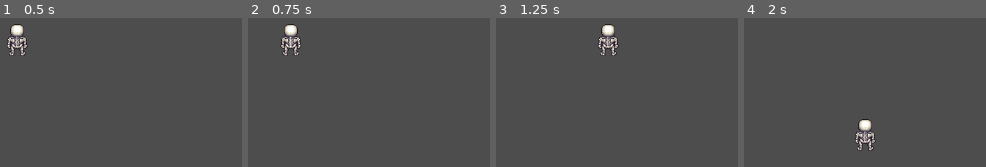
Above: before the commit, frames 1-4 (left to right).
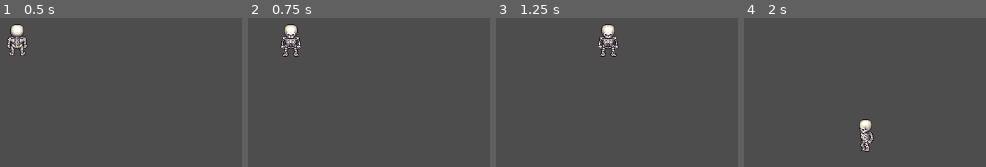
Above: after the commit, the same moments.

Repository: katemayoneill/vape-game
Game: Godot game, scene res://characters/Playground.tscn
The game is run twice, just before and just after one commit, with the same random seed, the same clock (stepped at 60 frames per second) and the same inputs.
Inputs:
- Up to frame 1 (0.5 s): no input
- Up to frame 2 (0.75 s): tap Enter at 0.5 s; hold Right (right) from 0.53 s (still down)
- Up to frame 3 (1.25 s): keep holding Right (right)
- Up to frame 4 (2 s): release Right (right) at 1.28 s; hold Down (down) from 1.28 s (still down)

Frame 1 is identical in both runs. In frame 2, 0.8% of the frame differs, in the area x 13-22%, y 5-27%; in frame 3, 0.8%; in frame 4, 1.0%, in the area x 45-55%, y 68-90%.

Commit message:
trying to animate the walking

Diff:
--- a/characters/player/Player.tscn
+++ b/characters/player/Player.tscn
@@ -8,6 +8,8 @@
 
 [sub_resource type="Animation" id="Animation_0kqj1"]
 resource_name = "idle_down"
+length = 2.0
+loop_mode = 2
 tracks/0/type = "value"
 tracks/0/imported = false
 tracks/0/enabled = true
@@ -15,7 +17,7 @@
 tracks/0/interp = 1
 tracks/0/loop_wrap = true
 tracks/0/keys = {
-"times": PackedFloat32Array(0, 0.3, 0.6, 0.9),
+"times": PackedFloat32Array(0, 1.4, 1.6, 1.8),
 "transitions": PackedFloat32Array(1, 1, 1, 1),
 "update": 1,
 "values": [18, 17, 23, 27]
@@ -36,10 +38,100 @@
 "values": [0]
 }
 
+[sub_resource type="Animation" id="Animation_5rc0u"]
+resource_name = "idle_up"
+length = 2.0
+loop_mode = 2
+tracks/0/type = "value"
+tracks/0/imported = false
+tracks/0/enabled = true
+tracks/0/path = NodePath("Sprite2D:frame")
+tracks/0/interp = 1
+tracks/0/loop_wrap = true
+tracks/0/keys = {
+"times": PackedFloat32Array(0, 1.4, 1.6, 1.8),
+"transitions": PackedFloat32Array(1, 1, 1, 1),
+"update": 1,
+"values": [0, 1, 9, 27]
+}
+
+[sub_resource type="Animation" id="Animation_rjiqn"]
+resource_name = "idle_side"
+length = 2.0
+loop_mode = 2
+tracks/0/type = "value"
+tracks/0/imported = false
+tracks/0/enabled = true
+tracks/0/path = NodePath("Sprite2D:frame")
+tracks/0/interp = 1
+tracks/0/loop_wrap = true
+tracks/0/keys = {
+"times": PackedFloat32Array(0, 1.4, 1.6, 1.8),
+"transitions": PackedFloat32Array(1, 1, 1, 1),
+"update": 1,
+"values": [27, 27, 18, 17]
+}
+
+[sub_resource type="Animation" id="Animation_47qcq"]
+resource_name = "walk_down"
+length = 0.8
+loop_mode = 1
+tracks/0/type = "value"
+tracks/0/imported = false
+tracks/0/enabled = true
+tracks/0/path = NodePath("Sprite2D:frame")
+tracks/0/interp = 1
+tracks/0/loop_wrap = true
+tracks/0/keys = {
+"times": PackedFloat32Array(-0.000270897, 0.1, 0.2, 0.3, 0.4, 0.5, 0.6, 0.7, 0.8),
+"transitions": PackedFloat32Array(1, 1, 1, 1, 1, 1, 1, 1, 1),
+"update": 1,
+"values": [18, 19, 20, 21, 22, 23, 24, 25, 26]
+}
+
+[sub_resource type="Animation" id="Animation_fnjqg"]
+resource_name = "walk_up"
+length = 0.8
+loop_mode = 1
+tracks/0/type = "value"
+tracks/0/imported = false
+tracks/0/enabled = true
+tracks/0/path = NodePath("Sprite2D:frame")
+tracks/0/interp = 1
+tracks/0/loop_wrap = true
+tracks/0/keys = {
+"times": PackedFloat32Array(0, 0.1, 0.2, 0.3, 0.4, 0.5, 0.6, 0.7, 0.8),
+"transitions": PackedFloat32Array(1, 1, 1, 1, 1, 1, 1, 1, 1),
+"update": 1,
+"values": [0, 1, 2, 3, 4, 5, 6, 7, 8]
+}
+
+[sub_resource type="Animation" id="Animation_qa28p"]
+resource_name = "walk_side"
+length = 0.8
+loop_mode = 1
+tracks/0/type = "value"
+tracks/0/imported = false
+tracks/0/enabled = true
+tracks/0/path = NodePath("Sprite2D:frame")
+tracks/0/interp = 1
+tracks/0/loop_wrap = true
+tracks/0/keys = {
+"times": PackedFloat32Array(0, 0.1, 0.2, 0.3, 0.4, 0.5, 0.6, 0.7, 0.8),
+"transitions": PackedFloat32Array(1, 1, 1, 1, 1, 1, 1, 1, 1),
+"update": 1,
+"values": [27, 28, 29, 30, 31, 32, 33, 34, 35]
+}
+
 [sub_resource type="AnimationLibrary" id="AnimationLibrary_2va8y"]
 _data = {
 "RESET": SubResource("Animation_pkl8b"),
-"idle_down": SubResource("Animation_0kqj1")
+"idle_down": SubResource("Animation_0kqj1"),
+"idle_side": SubResource("Animation_rjiqn"),
+"idle_up": SubResource("Animation_5rc0u"),
+"walk_down": SubResource("Animation_47qcq"),
+"walk_side": SubResource("Animation_qa28p"),
+"walk_up": SubResource("Animation_fnjqg")
 }
 
 [node name="Player" type="CharacterBody2D"]
--- a/characters/player/scripts/Player.gd
+++ b/characters/player/scripts/Player.gd
@@ -1,4 +1,12 @@
 class_name Player extends CharacterBody2D
+
+var cardinal_direction : Vector2 = Vector2.DOWN
+var direction : Vector2 = Vector2.ZERO
+var state : String = "idle"
+
+
+@onready var animation_player : AnimationPlayer = $AnimationPlayer
+@onready var sprite : Sprite2D = $Sprite2D
 
 @export var move_speed : float = 200.0
 
@@ -7,7 +15,6 @@
 
 func _process(delta):
 	# Get input direction
-	var direction = Vector2.ZERO
 	direction.x = Input.get_action_strength("right") - Input.get_action_strength("left")
 	direction.y = Input.get_action_strength("down") - Input.get_action_strength("up")
 
@@ -18,5 +25,29 @@
 	# Set velocity directly (not multiplied by delta here)
 	velocity = direction * move_speed
 
+	if SetState() == true:
+		UpdateAnimation()
+
 func _physics_process(delta):
 	move_and_slide()
+
+func SetDirection() -> bool :
+	return true
+
+func SetState() -> bool :
+	var new_state : String = "idle" if direction == Vector2.ZERO else "walk"
+	if new_state == state:
+		return false
+	return true
+
+func UpdateAnimation() -> void :
+	animation_player.play(state + "_" + AnimDirection())
+	pass
+
+func AnimDirection() -> String :
+	if cardinal_direction == Vector2.DOWN:
+		return "down"
+	elif cardinal_direction == Vector2.UP:
+		return "up"
+	else:
+		return "side"
Not shown: 1 places in characters/player/Player.tscn that only renumber resources
